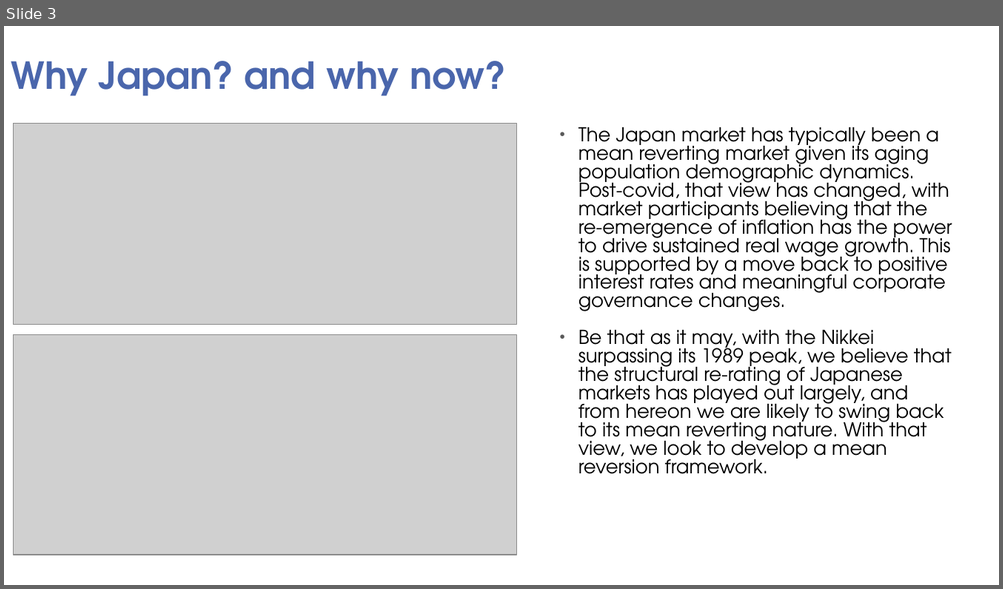
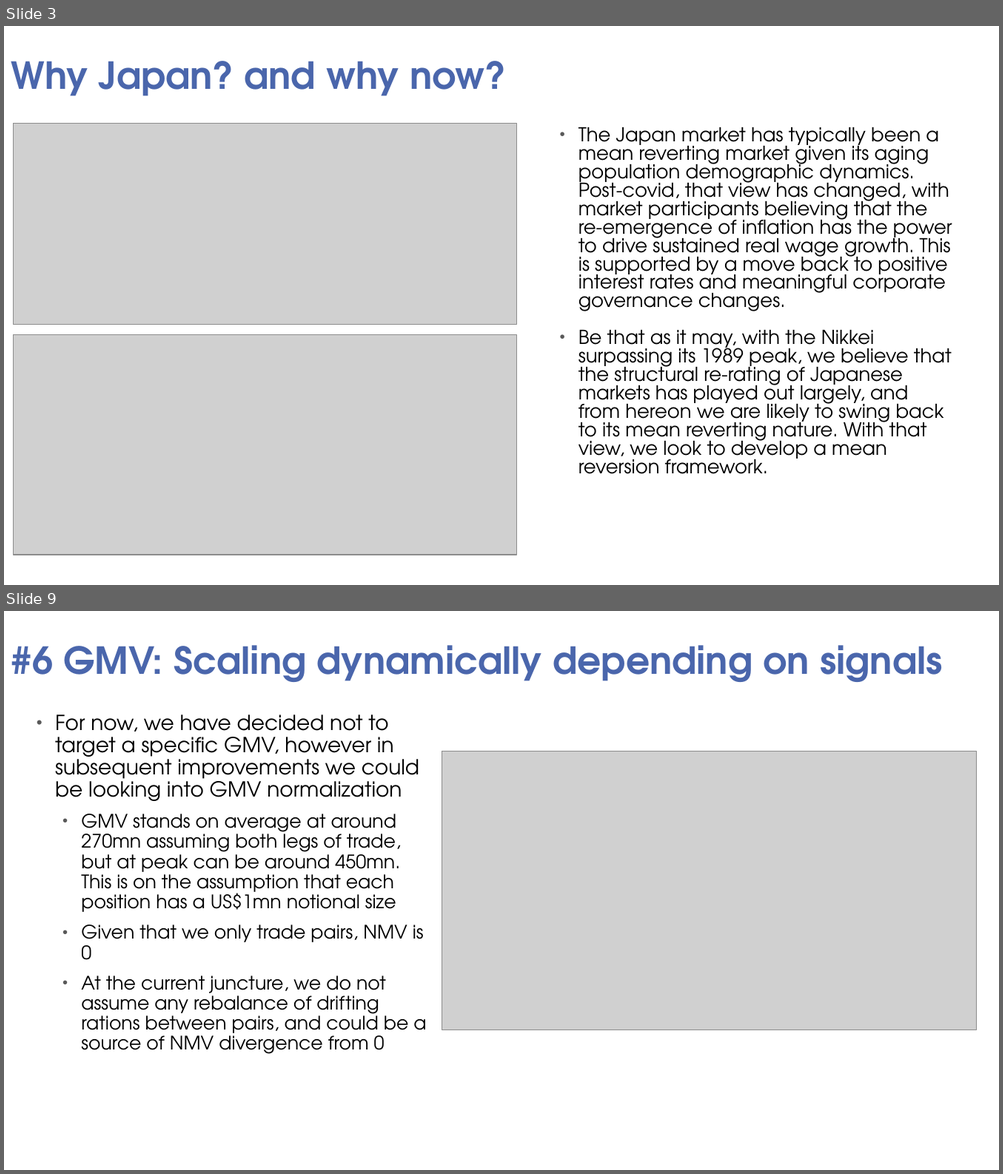
Before and after one commit to HHH0808/SMU-QTS, a slide deck: QTS project presentation.pptx. Shown one above the other, each under a label of ours: slide 3 before the commit, slides 3 and 9 after it; the slides between them are not shown. The pictures are 1003x589 and 1003x1174 pixels, drawn with LibreOffice and Linux fonts; fonts in the diff are those of the drawing; grey boxes stand for pictures; background and template pictures are left out. Boxes give left, top, right and bottom in pixels: in the first picture for what was removed or moved away, otherwise in the second. Text is boxed around its words. In the diff, an @@ line names an element or a change of style, - is before the commit and + after.

```diff
--- a/QTS project presentation.pptx
+++ b/QTS project presentation.pptx
@@ slide 9 added at box(4, 611, 999, 1170), background picture (left out) @@
@@ title added at box(11, 645, 942, 682), 36 pt, text #4A66AC, bold @@
+#6 GMV: Scaling dynamically depending on signals
@@ text added at box(55, 715, 426, 1054), 18 pt, text #000000 @@
+• For now, we have decided not to target a specific GMV, however in subsequent improvements we could be looking into GMV normalization
+  • GMV stands on average at around 270mn assuming both legs of trade, but at peak can be around 450mn. This is on the assumption that each position has a US$1mn notional size
+  • Given that we only trade pairs, NMV is 0
+  • At the current juncture, we do not assume any rebalance of drifting rations between pairs, and could be a source of NMV divergence from 0
@@ picture added at box(442, 752, 976, 1031) @@
```
Also in this commit, not shown: 5 slides changed, 6 other slides added, 5 slides removed.
